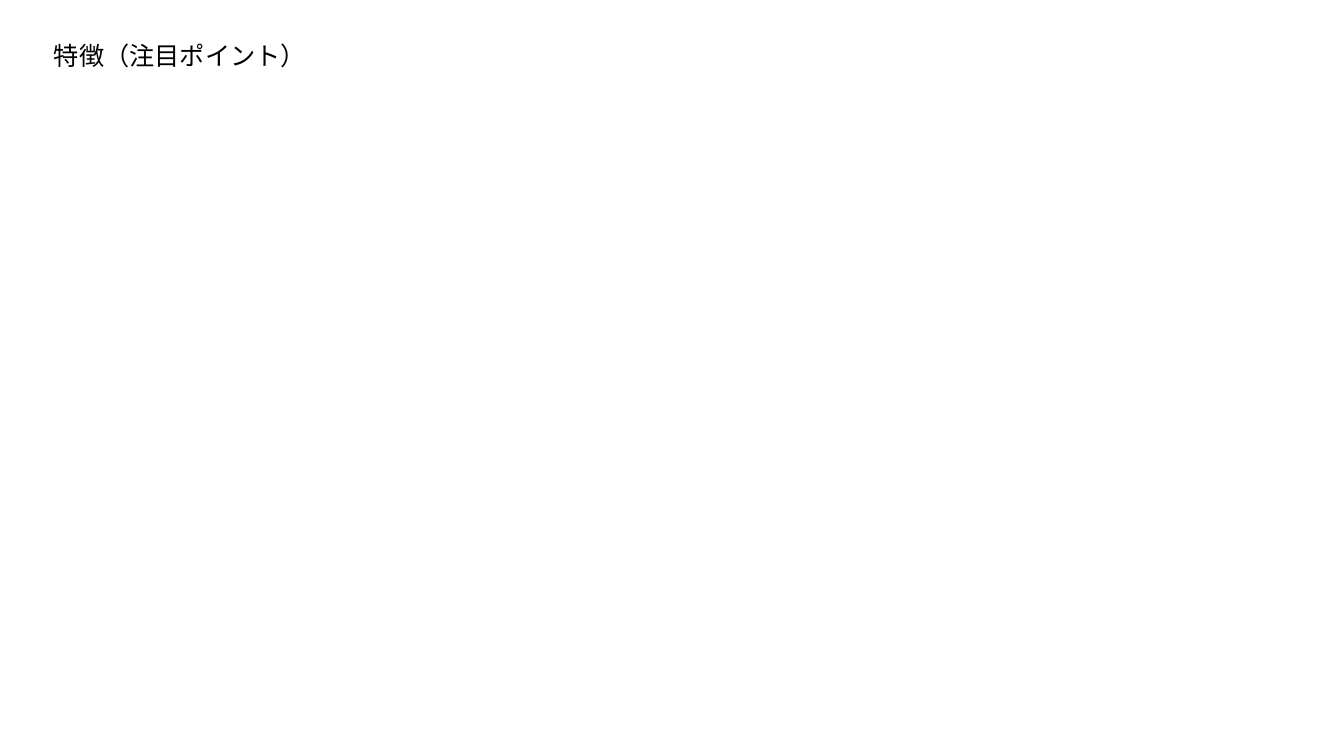
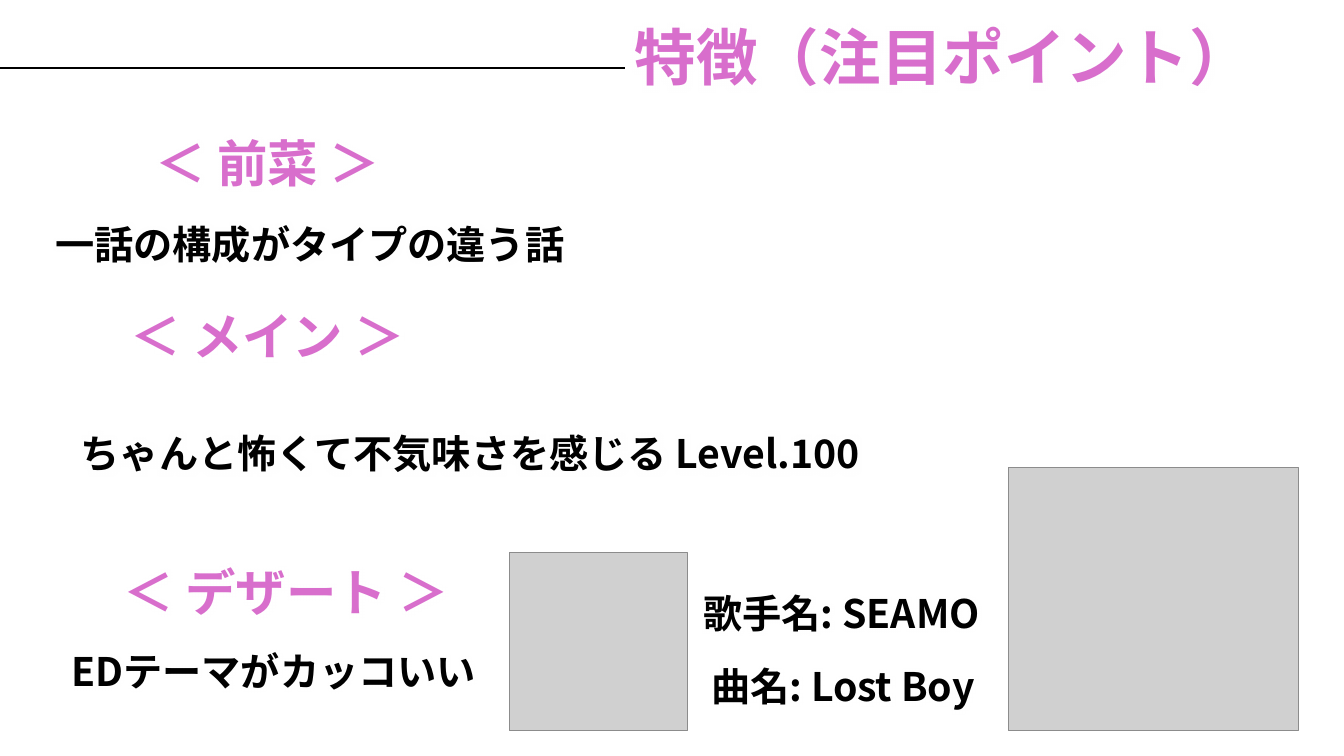
Before and after one commit to IrisawaKazan/model, a slide deck: slide 4 of PowerPoint/今リメイクしてほしいものプレゼンR_01_入澤風山.pptx. Drawn at 1344x756 pixels with LibreOffice and Linux fonts; fonts in the diff are those of the drawing; grey boxes stand for pictures; background and template pictures are left out. Boxes give left, top, right and bottom in pixels: in the first picture for what was removed or moved away, otherwise in the second. Text is boxed around its words. In the diff, an @@ line names an element or a change of style, - is before the commit and + after.

```diff
--- a/PowerPoint/今リメイクしてほしいものプレゼンR_01_入澤風山.pptx
+++ b/PowerPoint/今リメイクしてほしいものプレゼンR_01_入澤風山.pptx
@@ text "特徴（注目ポイント）": place and size @@
-text "特徴（注目ポイント）" at box(54, 43, 306, 68)
+text "特徴（注目ポイント）" at box(635, 26, 1251, 86)
@@ text "特徴（注目ポイント）" at box(635, 26, 1251, 86): size 18 to 44 pt, text colour #000000 to #D86ECC, bold on @@
@@ line added from (0, 68) to (625, 68), #000000 1.5 pt @@
@@ text added at box(217, 139, 318, 187), 36 pt, text #D86ECC, bold @@
+＜ 前菜 ＞
@@ text added at box(55, 225, 564, 263), 28 pt, text #000000, bold @@
+一話の構成がタイプの違う話
@@ text added at box(192, 314, 343, 358), 36 pt, text #D86ECC, bold @@
+＜ メイン ＞
@@ text added at box(81, 434, 860, 472), 28 pt, text #000000, bold @@
+ちゃんと怖くて不気味さを感じる Level.100
@@ picture added at box(1008, 468, 1299, 731) @@
@@ text added at box(185, 567, 387, 615), 36 pt, text #D86ECC, bold @@
+＜ デザート ＞
@@ picture added at box(509, 553, 688, 731) @@
@@ text added at box(703, 594, 979, 632), 28 pt, text #000000, bold @@
+歌手名: SEAMO
@@ text added at box(71, 652, 475, 690), 28 pt, text #000000, bold @@
+EDテーマがカッコいい
@@ text added at box(711, 667, 974, 710), 28 pt, text #000000, bold @@
+曲名: Lost Boy
```
Also in this commit, not shown: 4 other slides changed.
